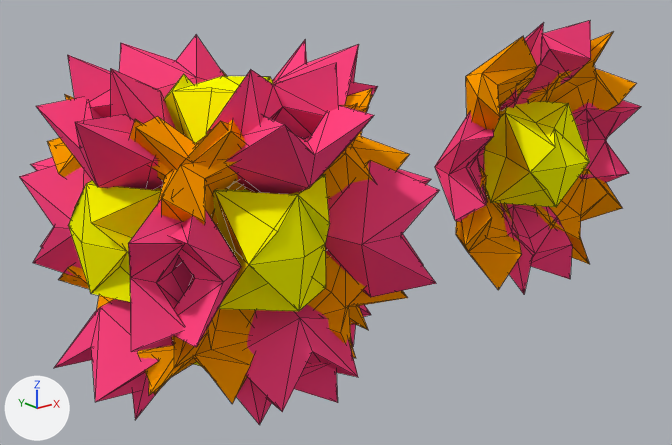
One commit to the Blender file Assets/Models/Doodads/Swamp/swampMiniFlowerA.blend: the scene before it, then after it.
Rendered twice from a camera (50 mm lens) standing at (-3.44, -5.58, 2.36) and looking at (1.13, 0.13, 0.07). The lights are fixed; the arrows at lower left show +X, +Y and +Z. Mesh edges are drawn as thin lines.

In view in the first picture: 'doodadFlower1', 'swampMiniFlowerA'.
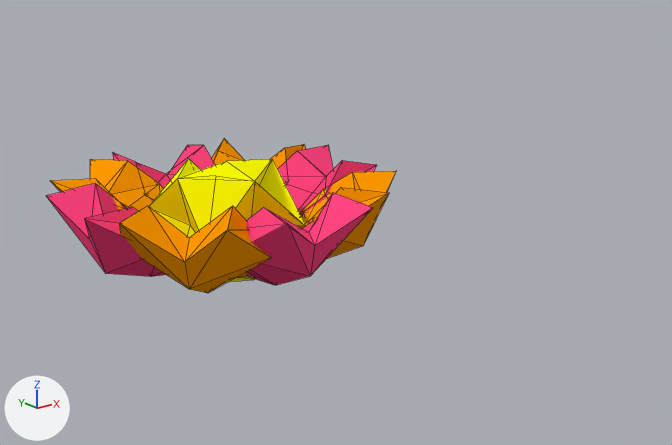
Where the newer file only moved an object's origin or applied its transform, the numbers keep the older frame.

Location of each change, [x1, y1, x2, y2] in pixels of the pictures (672 x 445 px):
'swampMiniFlowerA', hidden (pink): before [19, 35, 439, 425]
'doodadFlower1', reshaped (70% wider, 43% shorter): before [435, 20, 641, 294]; after [46, 138, 396, 293]

The change, as a diff of the scene's bpy script:
```diff
--- a/Assets/Models/Doodads/Swamp/swampMiniFlowerA.blend.py
+++ b/Assets/Models/Doodads/Swamp/swampMiniFlowerA.blend.py
@@ me_cube_002 @@
 me_cube_002.from_pydata(...)  # 1332 vertices, 2400 faces; spans x -1.25..1.25, y -0.91..1.51, z -1.25..1.25
 # used by ob_swampminiflowera; location = (0.0, 0.0, 0.671); rotation_euler = (-1.571, 0.0, 0.0), in degrees (-90, 0, 0)
+# me_cube_002 part 1: the whole mesh is turned -90 degrees about the x axis through its middle, then moved by (0.0, 0.45, 0.04)
 me_cube_002.materials.append(mat_swampminiflowera_yellow)
@@ me_cube_001 @@
 me_cube_001.from_pydata(...)  # 222 vertices, 400 faces; spans x -2.92..2.91, y -1.09..1.07, z -2.83..2.92
 # used by ob_doodadflower1; location = (2.986, -0.328, 0.472); rotation_euler = (-0.121, -0.0248, 3.103), in degrees (-6.9, -1.4, 178); scale = (0.411, 0.411, 0.411)
+# me_cube_001 part 2: the whole mesh is multiplied about its middle by the matrix ((0.998, 0.061, 0.022), (0.022, 0.002, -1.0), (-0.062, 0.998, 0.0)), then moved by (7.31, -0.43, -0.48)
 me_cube_001.materials.append(mat_swampminiflowera_pink)
@@ ob_swampminiflowera @@
 ob_swampminiflowera.rotation_euler = (-1.571, 0.0, 0.0)  # degrees (-90, 0, 0)
+ob_swampminiflowera.hide_set(True)  # its collection is switched off
```
